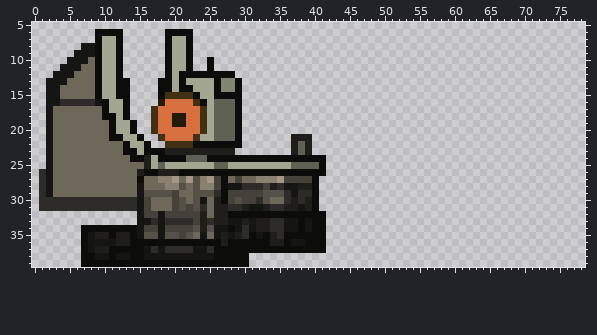
Two versions of one sprite sheet, content/Entities/Structures/Industry/Press/press.00.png. Above: the version before the commit.
The file is 96x40 pixels. Colours within 5 levels of each other are drawn and written as one. Shown: x 0..78, y 5..39.
Once edited:
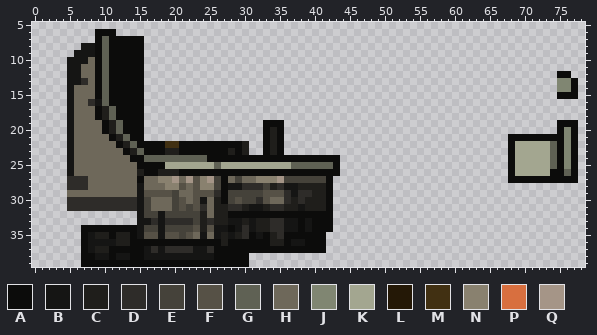
Palette (. is transparent): A #0c0c0b  B #151514  C #1f1e1b  D #2e2c29  E #45423a  F #565146  G #5f6154  H #6e685a  J #808672  K #a3a690  L #241806  M #413012  N #89816f  P #d86f3f  Q #a59587
Difference:
y 6: x 12 A -> .; x 19..22 AAAA -> ....
y 7..9: x 10..11 KK -> GA; x 13..15 ... -> AAA; x 19..22 AKKA -> ....
y 10: x 10..11 KK -> GA; x 13..15 ... -> AAA; x 19..22 AKKA -> ....; x 25 A -> .
y 11: x 4 B -> .; x 10..11 KK -> GA; x 13..15 ... -> AAA; x 19..22 AKKA -> ....; x 25 A -> .
y 12: x 3..4 BB -> ..; x 6 H -> B; x 10..11 KK -> GA; x 13..15 ... -> AAA; x 19..28 AKAAAAAAAA -> ..........; x 75..76 .. -> AA
y 13: x 2..7 BBBHHH -> ...BBD; x 10..11 KK -> GA; x 14..15 .. -> AA; x 18..29 AAKAKKKKAJJA -> ............; x 75..77 ... -> JJA
y 14: x 2..5 BBHH -> ...B; x 10..11 KK -> GA; x 14..15 .. -> AA; x 18..29 AAKAAKKKAJJA -> ............; x 75..77 ... -> JJA
y 15: x 2..5 BBHH -> ...B; x 10..11 KK -> GA; x 14..15 .. -> AA; x 18..29 AMMMMAKKAAAA -> ............; x 75..77 ... -> AAA
y 16: x 2..7 BBDDDD -> ...BHH; x 10..12 AKK -> GAA; x 14..15 .. -> AA; x 18..29 LPPPPMAKGGGA -> ............
y 17: x 2..5 BHHH -> ...B; x 9..12 HAKK -> ACGA; x 14..15 .. -> AA; x 17..29 MPPPPPPMKGGGA -> .............
y 18: x 2..5 BHHH -> ...B; x 9..12 HAAK -> ACGA; x 14..15 .. -> AA; x 17..29 MPPLLPPMKGGGA -> .............
y 19: x 2..5 BHHH -> ...B; x 10..13 HAKK -> ACGA; x 15 . -> A; x 17..29 MPPLLPPMKGGGA -> .............; x 33..35 ... -> AAA; x 75..77 ... -> AAA
y 20: x 2..5 BHHH -> ...B; x 10..13 HAKK -> ACGA; x 15 . -> A; x 17..29 MPPPPPPMKGGGA -> .............; x 33..35 ... -> ACA; x 75..77 ... -> AJA
y 21: x 2..5 BHHH -> ...B; x 12..14 AKK -> CGA; x 18..29 MPPPPMKKGGGA -> ............; x 33..35 ... -> ACA; x 37..39 CCC -> ...; x 68..77 .......... -> AAAAAAAAJA
y 22: x 2..5 BHHH -> ...B; x 12..15 HAKK -> ACGA; x 17..18 .. -> AA; x 21..22 MM -> AA; x 30 . -> C; x 33..35 ... -> ACA; x 37..39 CGC -> ...; x 68..77 .......... -> AKKKKKGAJA
y 23: x 2..5 BHHH -> ...B; x 14..15 AK -> CG; x 21..27 CCCCCCC -> AAAAAAA; x 29..30 .. -> AC; x 33..35 ... -> ACA; x 37..39 CGC -> ...; x 68..77 .......... -> AKKKKKGAJA
y 24: x 2..5 BHHH -> ...B; x 16..21 CKAAAA -> GGGGGG; x 42..43 .. -> AA; x 68..77 .......... -> AKKKKKGAJA
y 25: x 2..5 BHHH -> ...B; x 15..18 HCKG -> AAAA; x 27 G -> K; x 41..43 A.. -> GGA; x 68..77 .......... -> AKKKKKGAJA
y 26: x 1..5 DBHHH -> ....B; x 42..43 .. -> AA; x 68..77 .......... -> AKKKKKAAGA
y 27: x 1..7 DBHHHHH -> ....DDD; x 40..42 A.. -> EEA; x 68..77 .......... -> AAAAAAAAAA
y 28: x 1..7 DBHHHHH -> ....DDD; x 40..42 A.. -> CCA
y 29: x 1..4 DBHH -> ....; x 40..42 A.. -> CCA
y 30..31: x 1..4 DDDD -> ....; x 40..42 A.. -> CCA
y 32..34: x 42 . -> A
